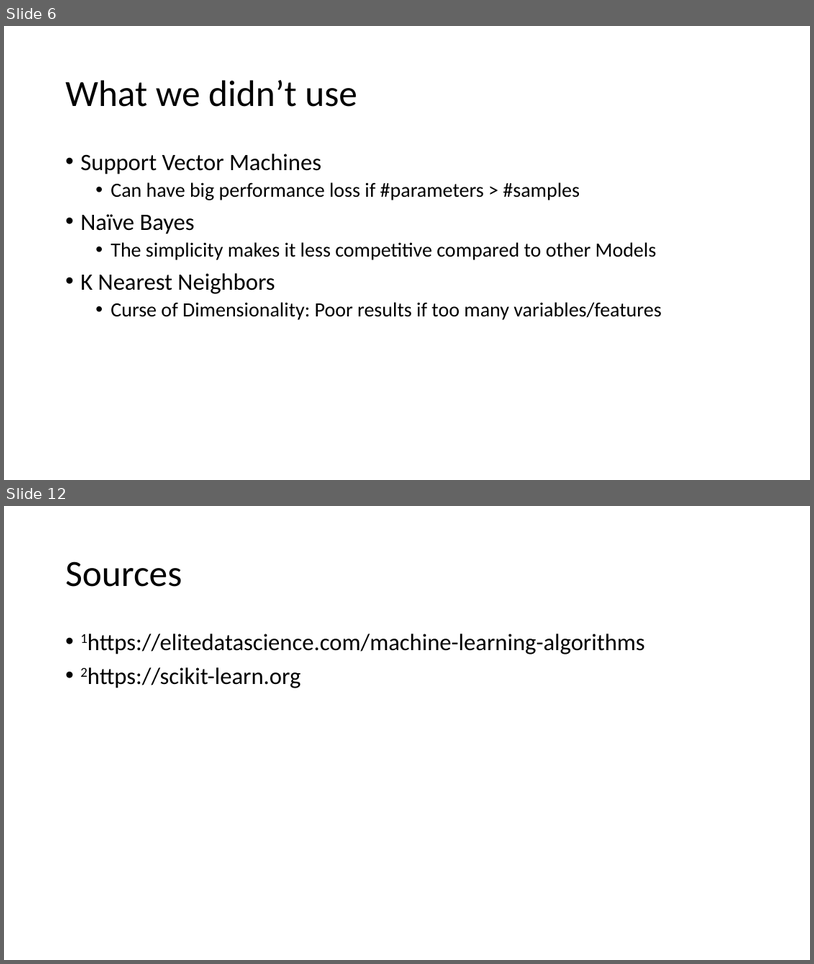
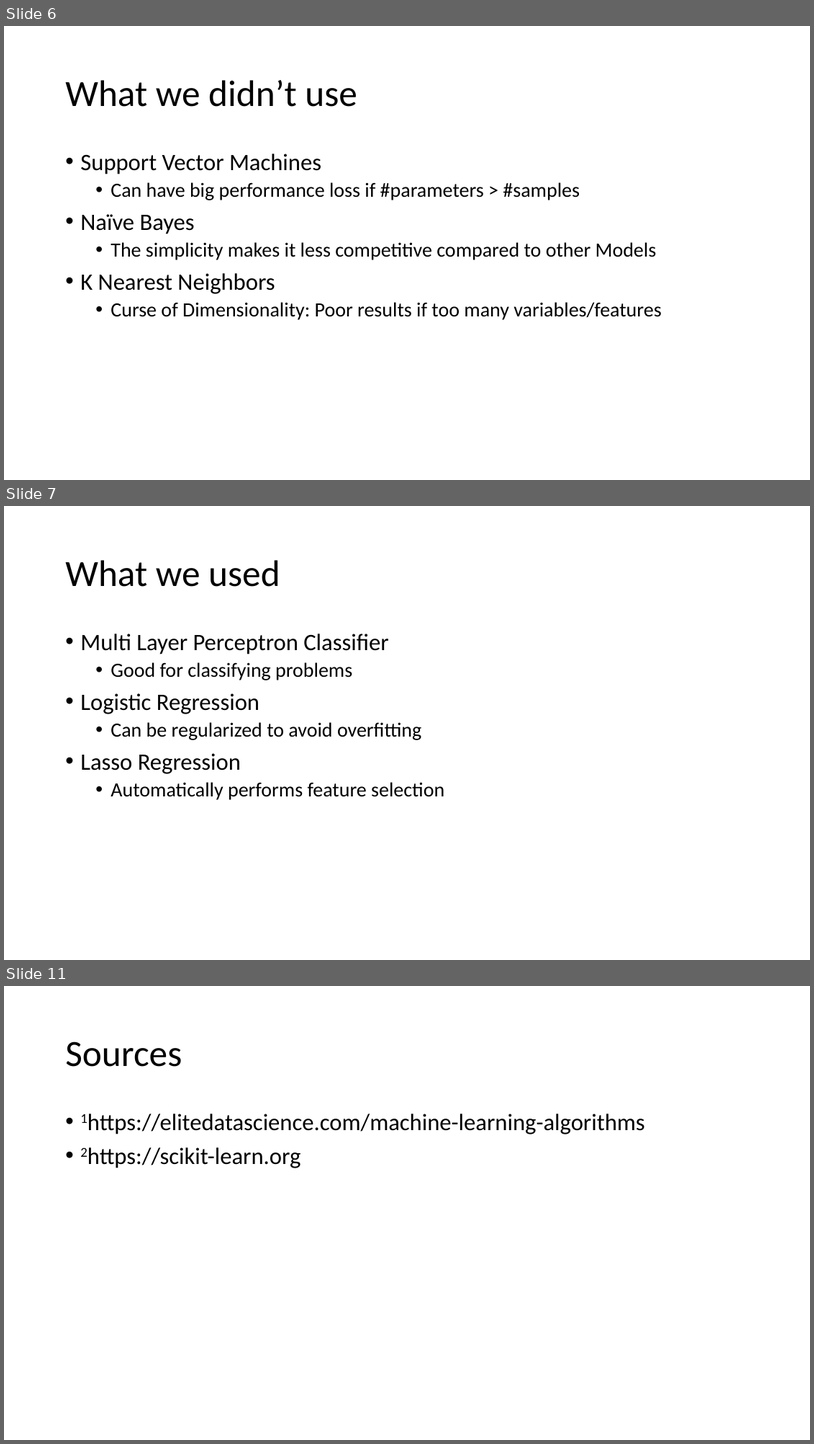
Before and after one commit to suong4554/Machine-Learning-Poly-U, a slide deck: Presentation.pptx. Shown one above the other, each under a label of ours: slides 6 and 12 before the commit, slides 6, 7 and 11 after it; the slides between them are not shown. The pictures are 814x964 and 814x1444 pixels, drawn with LibreOffice and Linux fonts; fonts in the diff are those of the drawing. Boxes give left, top, right and bottom in pixels: in the first picture for what was removed or moved away, otherwise in the second. Text is boxed around its words. In the diff, an @@ line names an element or a change of style, - is before the commit and + after.

```diff
--- a/Presentation.pptx
+++ b/Presentation.pptx
@@ slide 7 added at box(4, 506, 810, 960), background #FFFFFF @@
@@ title added at box(65, 560, 280, 587), 44 pt, text #000000 @@
+What we used
@@ text added at box(80, 633, 445, 800), 24 pt, text #000000 @@
+• Multi Layer Perceptron Classifier
+  • Good for classifying problems
+• Logistic Regression
+  • Can be regularized to avoid overfitting
+• Lasso Regression
+  • Automatically performs feature selection
@@ what was slide 12 is now slide 11 @@
```
Also in this commit, not shown: 2 slides changed, 2 other slides added, 4 slides removed, 7 other files.
